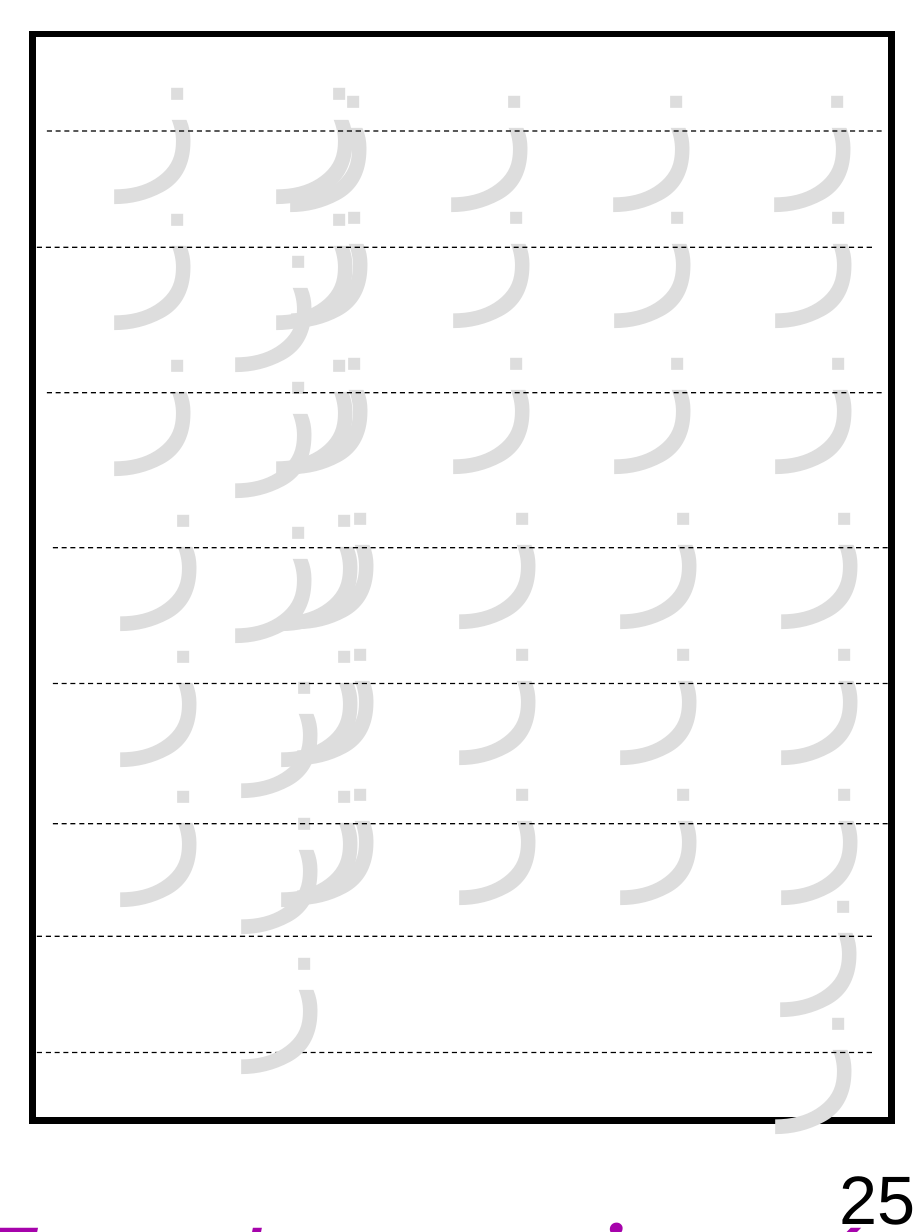
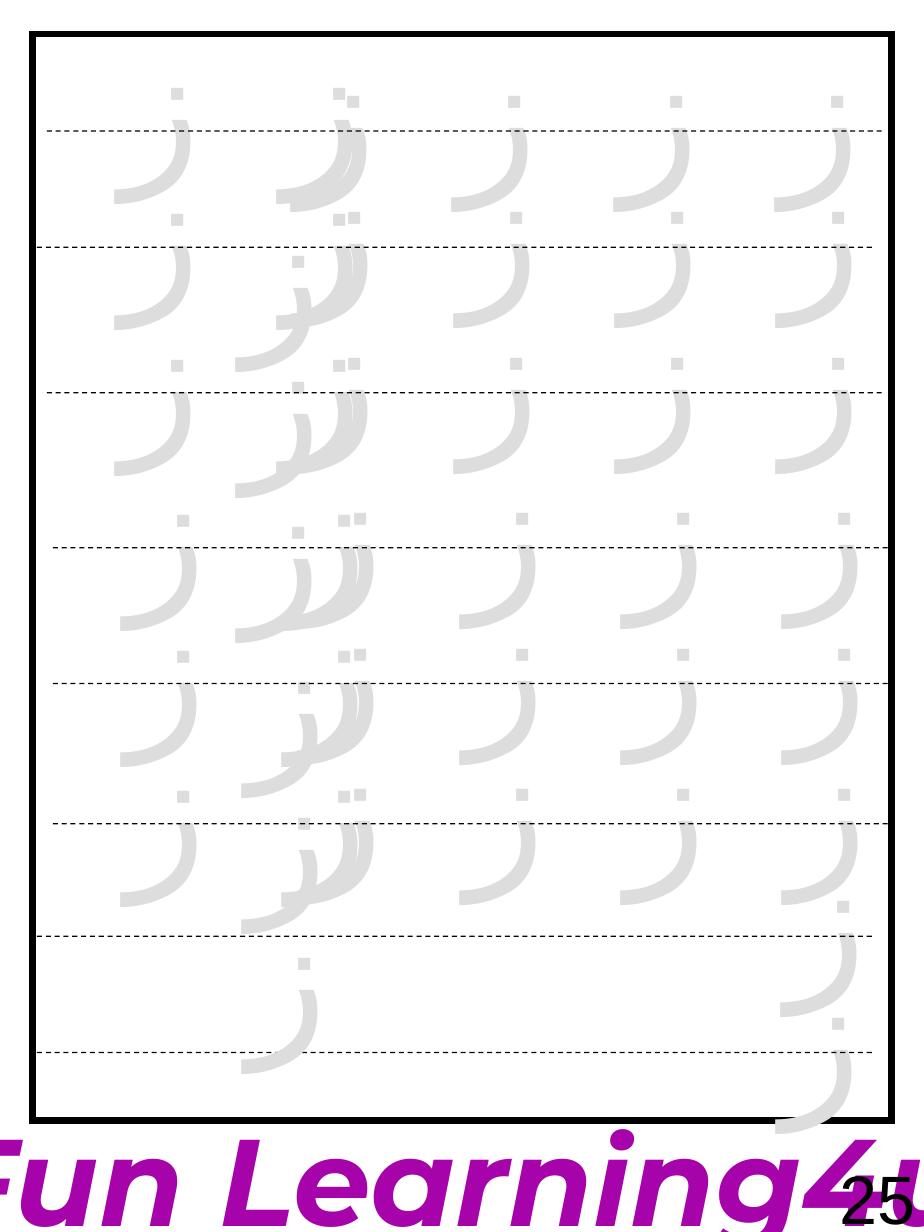
Before and after one commit to mmkhalil2002/AI, a slide deck: slide 25 of funlearning4u/nonAI/books/arabic-book1-v11-1-long.ppt. Drawn at 924x1232 pixels with LibreOffice and Linux fonts; fonts in the diff are those of the drawing. Boxes give left, top, right and bottom in pixels: in the first picture for what was removed or moved away, otherwise in the second. Text is boxed around its words. In the diff, an @@ line names an element or a change of style, - is before the commit and + after.

```diff
--- a/funlearning4u/nonAI/books/arabic-book1-v11-1-long.ppt
+++ b/funlearning4u/nonAI/books/arabic-book1-v11-1-long.ppt
@@ text "Fun Learning4u" at (0,1107,924,1232): bold on; alignment left to centre; line spacing 1 to 0.3 @@
@@ page number rewrapped from (839,1176,915,1232) to (839,1169,915,1232) @@
```
Also in this commit, not shown: 37 other slides changed, 23 other files.
